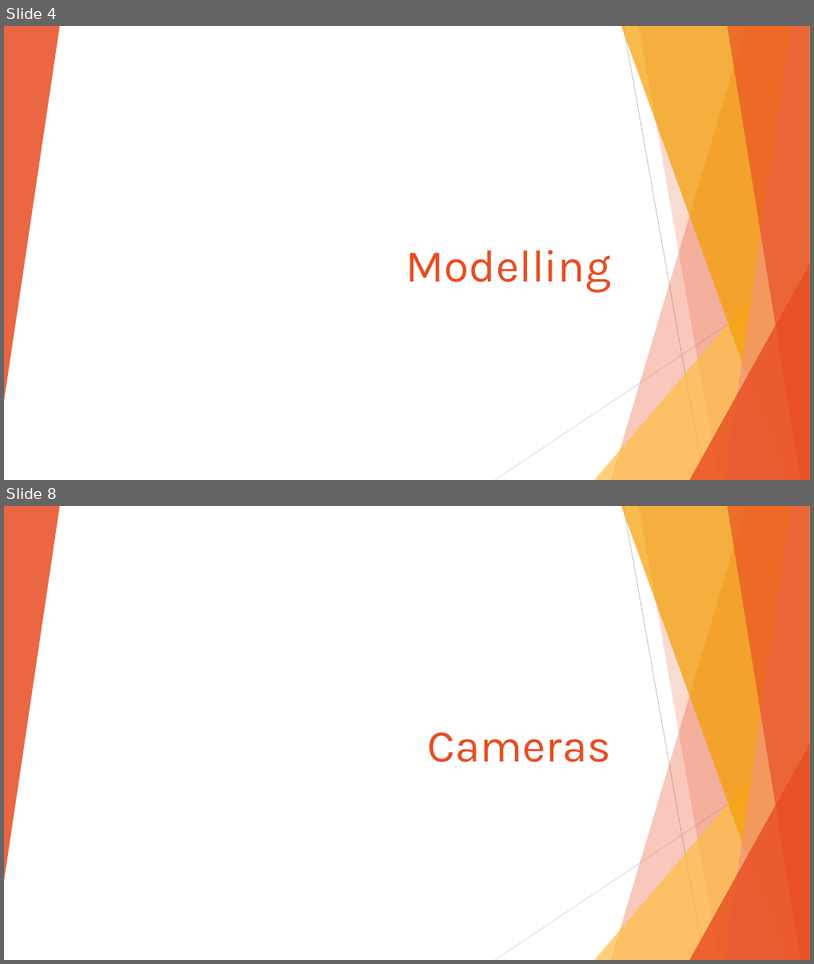
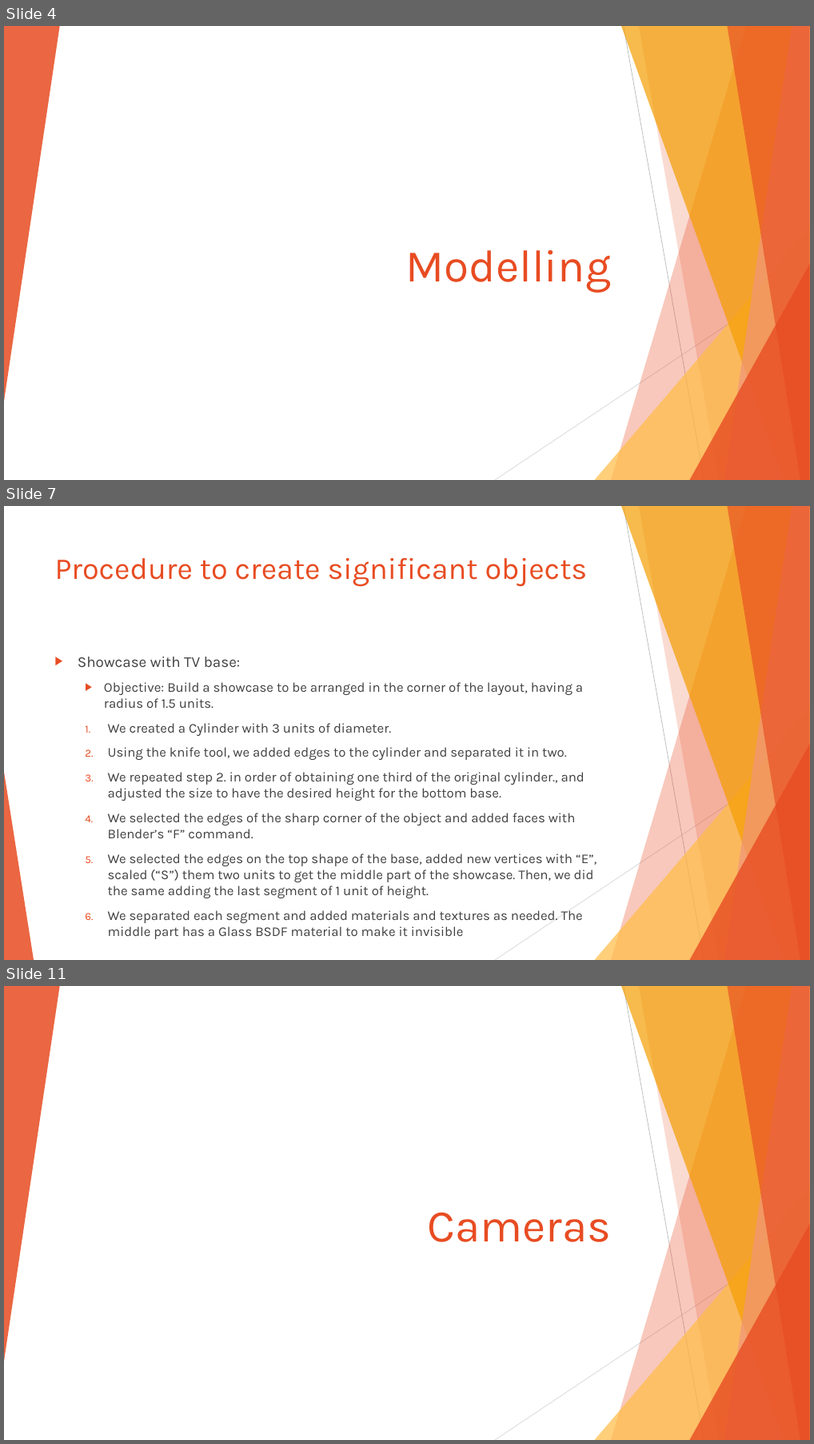
Before and after one commit to julio177/pokemon-center-3d, a slide deck: Blender Project Team Rocket.pptx. Shown one above the other, each under a label of ours: slides 4 and 8 before the commit, slides 4, 7 and 11 after it; the slides between them are not shown. The pictures are 814x964 and 814x1444 pixels, drawn with LibreOffice and Linux fonts; fonts in the diff are those of the drawing. Boxes give left, top, right and bottom in pixels: in the first picture for what was removed or moved away, otherwise in the second. Text is boxed around its words. In the diff, an @@ line names an element or a change of style, - is before the commit and + after.

```diff
--- a/Blender Project Team Rocket.pptx
+++ b/Blender Project Team Rocket.pptx
@@ slide 7 added at <box>4,506,810,960</box>, background #FFFFFF; not listed: 9 template elements that a slide beside it also shows @@
@@ title added at <box>55,558,588,587</box>, 36 pt, text #E84C22 @@
+Procedure to create significant objects
@@ text added at <box>78,656,597,939</box>, 16 pt, text #404040 @@
+▶ Showcase with TV base:
+  ▶ Objective: Build a showcase to be arranged in the corner of the layout, having a radius of 1.5 units.
+  1. We created a Cylinder with 3 units of diameter.
+  2. Using the knife tool, we added edges to the cylinder and separated it in two.
+  3. We repeated step 2. in order of obtaining one third of the original cylinder., and adjusted the size to have the desired height for the bottom base.
+  4. We selected the edges of the sharp corner of the object and added faces with Blender’s “F” command.
+  5. We selected the edges on the top shape of the base, added new vertices with “E”, scaled (“S”) them two units to get the middle part of the showcase. Then, we did the same adding the last segment of 1 unit of height.
+  6. We separated each segment and added materials and textures as needed. The middle part has a Glass BSDF material to make it invisible
@@ triangle added at <box>4,772,34,960</box>, fill #E84C22 at 85% opacity @@
@@ what was slide 8 is now slide 11 @@
```
Also in this commit, not shown: 10 slides changed, 3 other slides added, 2 other files.
